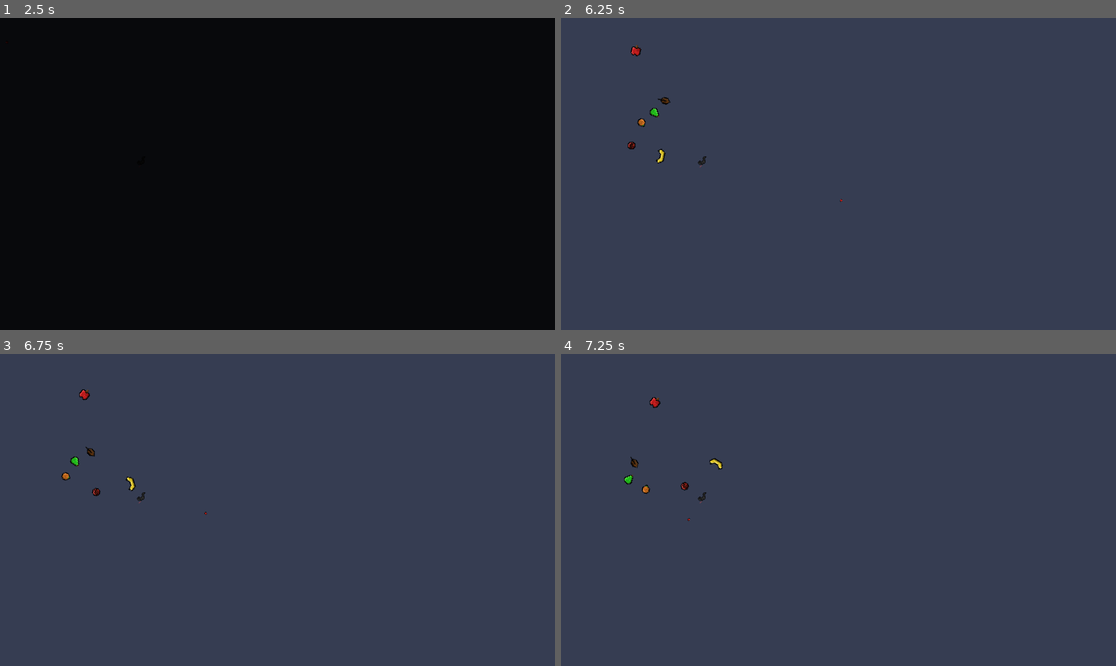
Above: before the commit, frames 1-4 (two rows, left to right).
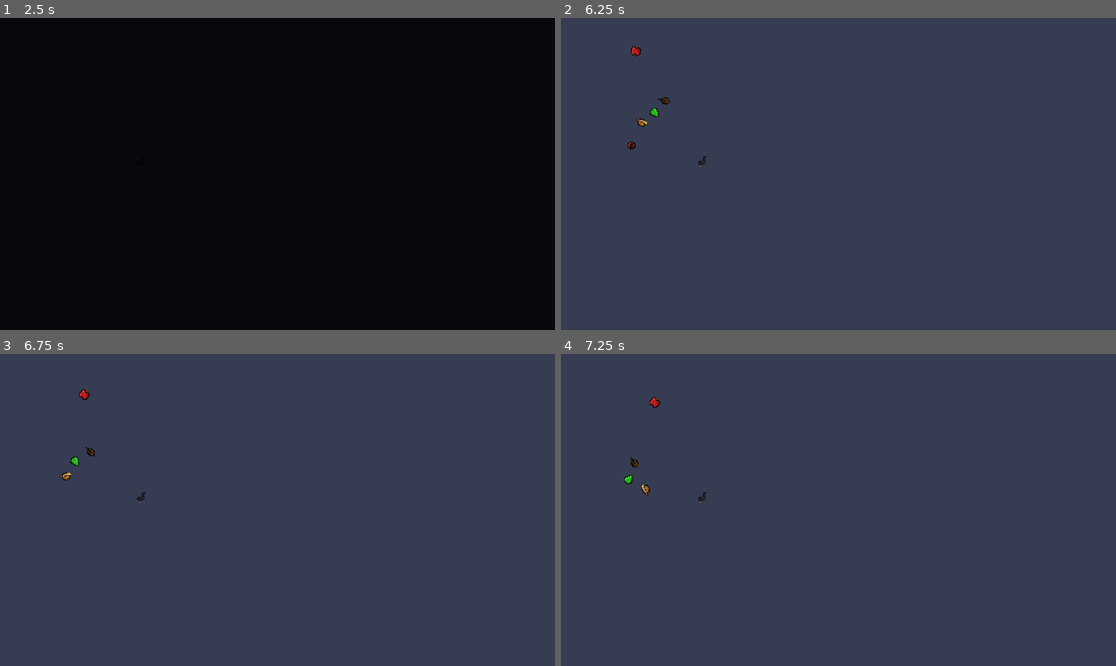
Above: after the commit, the same moments.

Repository: ecclepe-droid/compost-defender
Game: Godot game, scene res://Scenes/start_screen.tscn
The game is run twice, just before and just after one commit, with the same random seed, the same clock (stepped at 60 frames per second) and the same inputs. The engine's default icon, where the game draws it, is replaced by a stand-in: a white triangle on a blue panel in a dark square.
Inputs:
- Up to frame 1 (2.5 s): click "Play Game" at 0.5 s; click "Level 1" at 1.25 s; click "Level 1" at 2 s
- Up to frame 2 (6.25 s): no input
- Up to frame 3 (6.75 s): no input
- Up to frame 4 (7.25 s): no input

Frame 1 is identical in both runs. In frame 2, less than 0.1% of the frame differs, in the area x 13-51%, y 32-60%; in frame 3, 0.1%; in frame 4, 0.1%, in the area x 14-30%, y 33-54%.
Error in both runs: Cannot call method 'change_scene_to_packed' on a null value. (res://Scripts/level_select_screen.gd:17)

Commit message:
changed the node names in the script
now they are matched to the actual node names

Diff:
--- a/compost-defender/Scenes/Enemies/orange.tscn
+++ b/compost-defender/Scenes/Enemies/orange.tscn
@@ -2,6 +2,7 @@
 
 [ext_resource type="Script" uid="uid://ccb16wqvlw7ci" path="res://Scripts/Enemies/orange.gd" id="1_6k1qn"]
 [ext_resource type="Texture2D" uid="uid://q60jvji451n7" path="res://Sprites/Enimies/borange.png" id="2_6k1qn"]
+[ext_resource type="Texture2D" uid="uid://c5ex82mnieasl" path="res://Bigfire(14).png" id="3_n4lcx"]
 
 [sub_resource type="CircleShape2D" id="CircleShape2D_6k1qn"]
 radius = 12.5025
@@ -13,6 +14,9 @@
 position = Vector2(-7.1525574e-07, 4.7683716e-07)
 texture = ExtResource("2_6k1qn")
 
+[node name="Fire" type="Sprite2D" parent="." unique_id=275787942]
+texture = ExtResource("3_n4lcx")
+
 [node name="OrangeArea" type="Area2D" parent="." unique_id=1970124870]
 
 [node name="OrangeCollisionShape" type="CollisionShape2D" parent="OrangeArea" unique_id=1511046041]
--- a/compost-defender/Scripts/Enemies/orange.gd
+++ b/compost-defender/Scripts/Enemies/orange.gd
@@ -4,6 +4,7 @@
 const MAX_HEALTH = 15
 var health
 var fire = 0
+var flaming
 func _ready() -> void:
 	health = MAX_HEALTH
 	progress = 0
@@ -11,14 +12,7 @@
 
 func _process(delta: float) -> void:
 	progress += SPEED * delta
-	if($BurnTimer.time_left == 0):
-		health -= fire
-		if(fire>0):
-			fire -= 1
-			print("I AM BURNING AND ONLY HAVE " + str(health) + " HEALTH LEFT")
-		$BurnTimer.start()
-		if health <= 0:
-			_die()
+	burn_tick()
 
 #func damage(damageAmount: int) -> void:
 #	health -= damageAmount
@@ -29,6 +23,18 @@
 	fire += burn
 	print("my heat level is " + str(fire))
 
+func burn_tick():
+	if($BurnTimer.time_left == 0):
+		health -= fire
+		if(fire>0):
+			flaming = true
+			fire -= 1
+			print("I AM BURNING AND ONLY HAVE " + str(health) + " HEALTH LEFT")
+		else:
+			flaming = false
+		$BurnTimer.start()
+		if health <= 0:
+			_die()
 
 func _die() -> void:
 	print("Orange died")
--- a/compost-defender/Scripts/Towers/ligtsaber_attack.gd
+++ b/compost-defender/Scripts/Towers/ligtsaber_attack.gd
@@ -8,11 +8,11 @@
 var fire = 1
 
 func _ready() -> void:
-	$attackCooldown.start(cooldown_in_seconds)
-	$burnCooldown.start(burn_cooldown_in_seconds)
+	$AttackCooldown.start(cooldown_in_seconds)
+	$BurnCooldown.start(burn_cooldown_in_seconds)
 
 func _physics_process(delta: float) -> void:
-	var potential_enemy_areas: Array[Area2D] = $attackArea.get_overlapping_areas()
+	var potential_enemy_areas: Array[Area2D] = $AttackArea.get_overlapping_areas()
 	for potential_enemy_area in potential_enemy_areas:
 		var potential_enemy: Node = potential_enemy_area.get_parent()
 
@@ -28,10 +28,10 @@
 		attacked.emit()
 		#print_debug("Enemy attacked")
 
-		$attackCooldown.start(burn_cooldown_in_seconds)
+		$AttackCooldown.start(burn_cooldown_in_seconds)
 
 		set_physics_process(false)
-		$attackCooldown.start(burn_cooldown_in_seconds)
+		$AttackCooldown.start(burn_cooldown_in_seconds)
 
 func burn_enemy(enemy: Node2D) -> void:
 	if(enemy.has_method("add_fire")):
@@ -40,10 +40,10 @@
 		print("I burnt the orange with fire!")
 		#print_debug("Enemy attacked")
 
-		$burnCooldown.start(burn_cooldown_in_seconds)
+		$BurnCooldown.start(burn_cooldown_in_seconds)
 
 		set_physics_process(false)
-		$burnCooldown.start(burn_cooldown_in_seconds)
+		$BurnCooldown.start(burn_cooldown_in_seconds)
 	else:
 		printerr("Enemy doesn't have burn() method")
 
